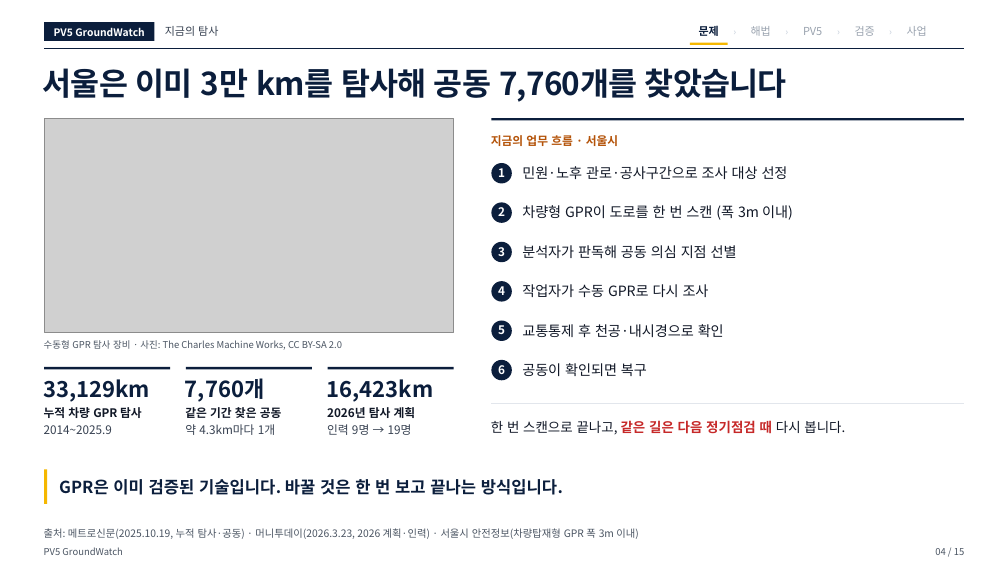
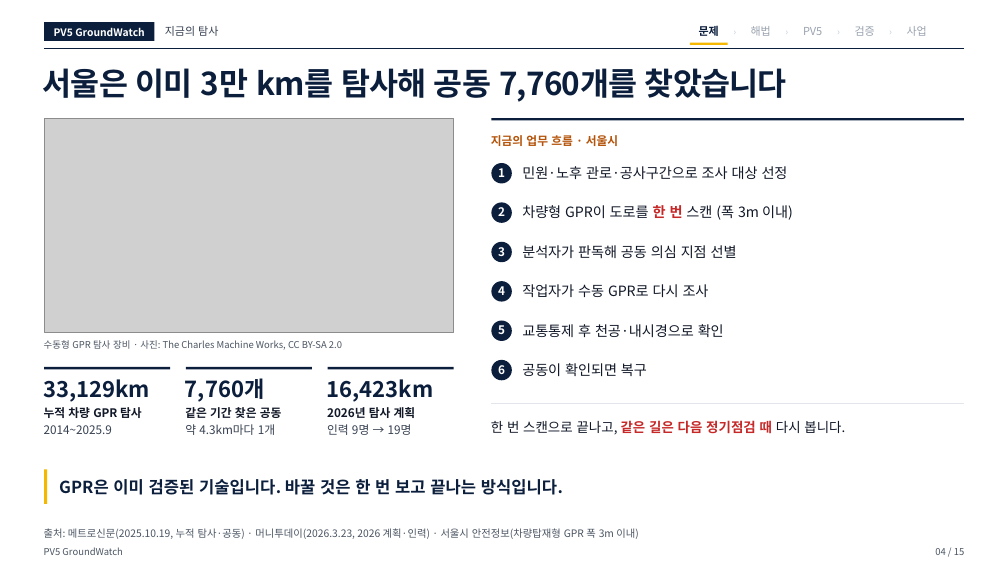
Before and after one commit to woojin-choe/pv5-hose-lab, a slide deck: slide 4 of ppt_all/PV5_GroundWatch_10_23.pptx. Drawn at 1008x567 pixels with LibreOffice and Linux fonts; fonts in the diff are those of the drawing; grey boxes stand for pictures. Boxes give left, top, right and bottom in pixels: in the first picture for what was removed or moved away, otherwise in the second. Text is boxed around its words. In the diff, an @@ line names an element or a change of style, - is before the commit and + after.

```diff
--- a/ppt_all/PV5_GroundWatch_10_23.pptx
+++ b/ppt_all/PV5_GroundWatch_10_23.pptx
@@ text "차량형 GPR이 도로를 한 번 ..." at (522,205,793,220): text colour #111827 to #C62828, bold on in "한 번" @@
```
Also in this commit, not shown: 2 other slides changed, 8 other files.
